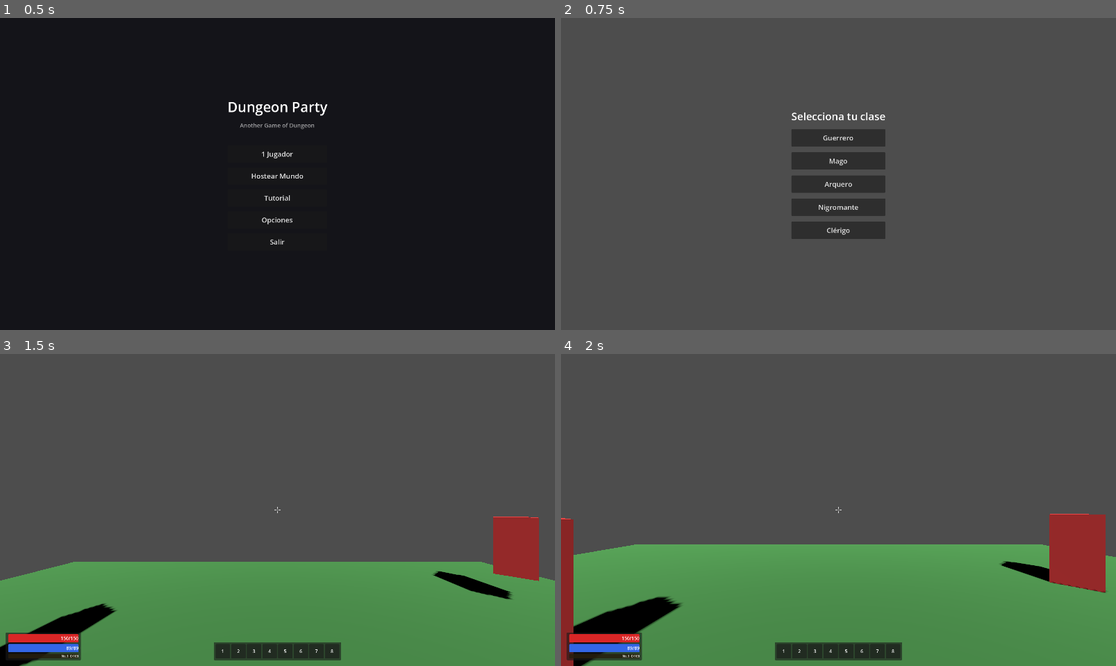
Above: before the commit, frames 1-4 (two rows, left to right).
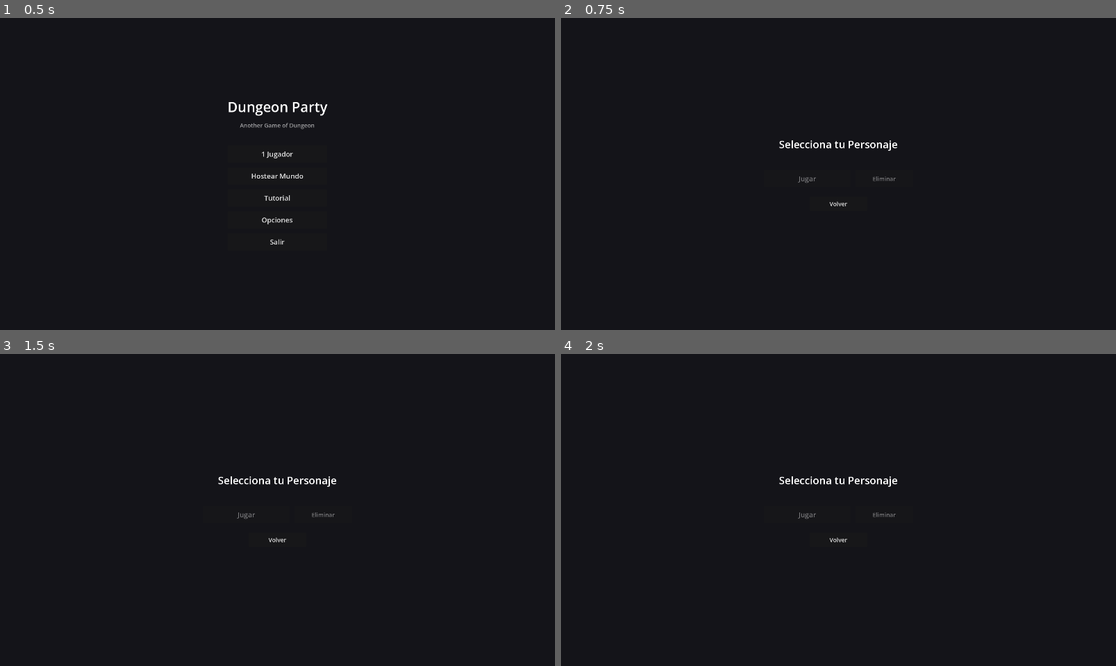
Above: after the commit, the same moments.

Repository: Jouyancito/another-game-of-dungeon
Game: Godot game, scene res://scenes/ui/main_menu.tscn
Two runs of this game, one before a commit and one after it. Both use one fixed random seed, a clock stepped at 60 frames per second and the inputs below.
Inputs (mouse positions are in pixels of both pictures, inside the frame that each line leads up to):
- Up to frame 1 (0.5 s): no input
- Up to frame 2 (0.75 s): click "1 Jugador" at 0.5 s
- Up to frame 3 (1.5 s): click (277, 472) at 1.25 s, where only the run before the commit has a clickable "Guerrero"
- Up to frame 4 (2 s): no input

Frame 1 is identical in both runs. In frame 2, 99% of the frame differs, in the area x 0-100%, y 0-100%; in frame 3, 99%; in frame 4, 99%.
Error after the commit: Invalid assignment of property or key 'theme_override_font_sizes_font_size' with value of type 'int' on a base object of type 'Label'. (res://scenes/ui/charact…

Commit message:
feat: add character save system and Diablo 2 style character select screen

Diff:
--- a/game/project.godot
+++ b/game/project.godot
@@ -55,6 +55,7 @@
 [autoload]
 
 GameManager="*res://scripts/game_manager.gd"
+SaveManager="*res://scripts/save_manager.gd"
 
 [layer_names]
 
--- /dev/null
+++ b/game/scenes/ui/character_select.gd
@@ -0,0 +1,154 @@
+extends Control
+
+const CLASS_COLORS: Dictionary = {
+	"Guerrero": Color(1.0, 1.0, 1.0, 1.0),
+	"Mago": Color(0.3, 0.3, 0.8, 1.0),
+	"Arquero": Color(0.2, 0.6, 0.3, 1.0),
+	"Nigromante": Color(0.4, 0.1, 0.5, 1.0),
+	"Clerigo": Color(0.8, 0.7, 0.2, 1.0),
+}
+
+var selected_index: int = -1
+
+
+func _ready() -> void:
+	$CenterContainer/VBoxContainer/ActionRow/BtnJugar.pressed.connect(_on_btn_jugar_pressed)
+	$CenterContainer/VBoxContainer/ActionRow/BtnEliminar.pressed.connect(_on_btn_eliminar_pressed)
+	$CenterContainer/VBoxContainer/BtnVolver.pressed.connect(_on_btn_volver_pressed)
+	_refresh_characters()
+
+
+func _refresh_characters() -> void:
+	selected_index = -1
+	_update_buttons()
+
+	var container: HBoxContainer = $CenterContainer/VBoxContainer/CardContainer
+	for child in container.get_children():
+		child.queue_free()
+
+	for i in range(SaveManager.get_character_count()):
+		var character: Dictionary = SaveManager.get_character(i)
+		var card := _create_character_card(character, i)
+		container.add_child(card)
+
+	var create_card := _create_new_card()
+	container.add_child(create_card)
+
+
+func _create_character_card(character: Dictionary, index: int) -> PanelContainer:
+	var panel := PanelContainer.new()
+	panel.custom_minimum_size = Vector2(140, 200)
+
+	var vbox := VBoxContainer.new()
+	vbox.theme_override_constants_separation = 8
+	vbox.alignment = BoxContainer.ALIGNMENT_CENTER
+	panel.add_child(vbox)
+
+	var color_rect := ColorRect.new()
+	color_rect.custom_minimum_size = Vector2(80, 80)
+	color_rect.size_flags_horizontal = Control.SIZE_SHRINK_CENTER
+	var class_key: String = character.get("class_name", "Guerrero")
+	color_rect.color = CLASS_COLORS.get(class_key, Color(1.0, 1.0, 1.0, 1.0))
+	vbox.add_child(color_rect)
+
+	var name_label := Label.new()
+	name_label.text = character.get("name", "???")
+	name_label.horizontal_alignment = HORIZONTAL_ALIGNMENT_CENTER
+	name_label.theme_override_font_sizes_font_size = 16
+	name_label.autowrap_mode = TextServer.AUTOWRAP_WORD_SMART
+	vbox.add_child(name_label)
+
+	var class_label := Label.new()
+	class_label.text = character.get("class_name", "")
+	class_label.horizontal_alignment = HORIZONTAL_ALIGNMENT_CENTER
+	class_label.theme_override_font_sizes_font_size = 14
+	class_label.modulate = Color(1.0, 1.0, 1.0, 0.7)
+	vbox.add_child(class_label)
+
+	var level_label := Label.new()
+	level_label.text = "Nv. %d" % character.get("level", 1)
+	level_label.horizontal_alignment = HORIZONTAL_ALIGNMENT_CENTER
+	level_label.theme_override_font_sizes_font_size = 14
+	level_label.modulate = Color(1.0, 0.85, 0.3, 1.0)
+	vbox.add_child(level_label)
+
+	panel.gui_input.connect(func(event: InputEvent) -> void:
+		if event is InputEventMouseButton and event.button_index == MOUSE_BUTTON_LEFT and event.pressed:
+			_select_card(index)
+	)
+
+	return panel
+
+
+func _create_new_card() -> PanelContainer:
+	var panel := PanelContainer.new()
+	panel.custom_minimum_size = Vector2(140, 200)
+
+	var vbox := VBoxContainer.new()
+	vbox.alignment = BoxContainer.ALIGNMENT_CENTER
+	panel.add_child(vbox)
+
+	var plus_label := Label.new()
+	plus_label.text = "+"
+	plus_label.horizontal_alignment = HORIZONTAL_ALIGNMENT_CENTER
+	plus_label.theme_override_font_sizes_font_size = 48
+	plus_label.modulate = Color(1.0, 1.0, 1.0, 0.6)
+	vbox.add_child(plus_label)
+
+	var text_label := Label.new()
+	text_label.text = "Crear\nNuevo"
+	text_label.horizontal_alignment = HORIZONTAL_ALIGNMENT_CENTER
+	text_label.theme_override_font_sizes_font_size = 16
+	text_label.modulate = Color(1.0, 1.0, 1.0, 0.6)
+	vbox.add_child(text_label)
+
+	panel.gui_input.connect(func(event: InputEvent) -> void:
+		if event is InputEventMouseButton and event.button_index == MOUSE_BUTTON_LEFT and event.pressed:
+			get_tree().change_scene_to_file("res://scenes/ui/class_selector.tscn")
+	)
+
+	return panel
+
+
+func _select_card(index: int) -> void:
+	selected_index = index
+	_update_buttons()
+	_highlight_selected()
+
+
+func _highlight_selected() -> void:
+	var container: HBoxContainer = $CenterContainer/VBoxContainer/CardContainer
+	for i in range(container.get_child_count()):
+		var card = container.get_child(i)
+		if not card is PanelContainer:
+			continue
+		if i == selected_index:
+			card.modulate = Color(1.2, 1.2, 0.6, 1.0)
+		else:
+			card.modulate = Color(1.0, 1.0, 1.0, 1.0)
+
+
+func _update_buttons() -> void:
+	var has_selection := selected_index >= 0
+	$CenterContainer/VBoxContainer/ActionRow/BtnJugar.disabled = not has_selection
+	$CenterContainer/VBoxContainer/ActionRow/BtnEliminar.disabled = not has_selection
+
+
+func _on_btn_jugar_pressed() -> void:
+	if selected_index < 0:
+		return
+	var character: Dictionary = SaveManager.get_character(selected_index)
+	GameManager.selected_class_scene = character.get("class_scene", "")
+	GameManager.selected_character_index = selected_index
+	get_tree().change_scene_to_file("res://scenes/main/main.tscn")
+
+
+func _on_btn_eliminar_pressed() -> void:
+	if selected_index < 0:
+		return
+	SaveManager.delete_character(selected_index)
+	_refresh_characters()
+
+
+func _on_btn_volver_pressed() -> void:
+	get_tree().change_scene_to_file("res://scenes/ui/main_menu.tscn")
--- /dev/null
+++ b/game/scenes/ui/character_select.tscn
@@ -0,0 +1,52 @@
+[gd_scene format=3]
+
+[ext_resource type="Script" path="res://scenes/ui/character_select.gd" id="1_charselect"]
+
+[node name="CharacterSelect" type="Control"]
+anchor_right = 1.0
+anchor_bottom = 1.0
+script = ExtResource("1_charselect")
+
+[node name="Background" type="ColorRect" parent="."]
+anchor_right = 1.0
+anchor_bottom = 1.0
+color = Color(0.08, 0.08, 0.1, 1.0)
+
+[node name="CenterContainer" type="CenterContainer" parent="."]
+anchor_right = 1.0
+anchor_bottom = 1.0
+
+[node name="VBoxContainer" type="VBoxContainer" parent="CenterContainer"]
+size_flags_horizontal = 4
+size_flags_vertical = 4
+theme_override_constants/separation = 32
+
+[node name="Title" type="Label" parent="CenterContainer/VBoxContainer"]
+text = "Selecciona tu Personaje"
+horizontal_alignment = 1
+theme_override_font_sizes/font_size = 36
+
+[node name="CardContainer" type="HBoxContainer" parent="CenterContainer/VBoxContainer"]
+alignment = 1
+theme_override_constants/separation = 16
+
+[node name="ActionRow" type="HBoxContainer" parent="CenterContainer/VBoxContainer"]
+alignment = 1
+theme_override_constants/separation = 16
+
+[node name="BtnJugar" type="Button" parent="CenterContainer/VBoxContainer/ActionRow"]
+custom_minimum_size = Vector2(300, 60)
+text = "Jugar"
+disabled = true
+theme_override_font_sizes/font_size = 24
+
+[node name="BtnEliminar" type="Button" parent="CenterContainer/VBoxContainer/ActionRow"]
+custom_minimum_size = Vector2(200, 60)
+text = "Eliminar"
+theme_override_font_sizes/font_size = 20
+
+[node name="BtnVolver" type="Button" parent="CenterContainer/VBoxContainer"]
+custom_minimum_size = Vector2(200, 50)
+size_flags_horizontal = 4
+text = "Volver"
+theme_override_font_sizes/font_size = 20
--- a/game/scenes/ui/class_selector.gd
+++ b/game/scenes/ui/class_selector.gd
@@ -1,28 +1,49 @@
 extends Control
 
+const CLASS_DATA: Dictionary = {
+	"Guerrero": {
+		"scene": "res://scenes/player/player.tscn",
+		"display": "Guerrero",
+	},
+	"Mago": {
+		"scene": "res://scenes/player/mage.tscn",
+		"display": "Mago",
+	},
+	"Arquero": {
+		"scene": "res://scenes/player/archer.tscn",
+		"display": "Arquero",
+	},
+	"Nigromante": {
+		"scene": "res://scenes/player/necromancer.tscn",
+		"display": "Nigromante",
+	},
+	"Clerigo": {
+		"scene": "res://scenes/player/cleric.tscn",
+		"display": "Clerigo",
+	},
+}
+
+
 func _ready() -> void:
-	$CenterContainer/VBoxContainer/BtnGuerrero.pressed.connect(_select_warrior)
-	$CenterContainer/VBoxContainer/BtnMago.pressed.connect(_select_mage)
-	$CenterContainer/VBoxContainer/BtnArquero.pressed.connect(_select_archer)
-	$CenterContainer/VBoxContainer/BtnNigromante.pressed.connect(_select_necromancer)
-	$CenterContainer/VBoxContainer/BtnClerigo.pressed.connect(_select_cleric)
+	$CenterContainer/VBoxContainer/BtnGuerrero.pressed.connect(func() -> void: _select_class("Guerrero"))
+	$CenterContainer/VBoxContainer/BtnMago.pressed.connect(func() -> void: _select_class("Mago"))
+	$CenterContainer/VBoxContainer/BtnArquero.pressed.connect(func() -> void: _select_class("Arquero"))
+	$CenterContainer/VBoxContainer/BtnNigromante.pressed.connect(func() -> void: _select_class("Nigromante"))
+	$CenterContainer/VBoxContainer/BtnClerigo.pressed.connect(func() -> void: _select_class("Clerigo"))
 
-func _select_warrior() -> void:
-	GameManager.selected_class_scene = "res://scenes/player/player.tscn"
+
+func _select_class(class_key: String) -> void:
+	var data: Dictionary = CLASS_DATA[class_key]
+	var scene_path: String = data["scene"]
+	var display_name: String = data["display"]
+
+	var count: int = SaveManager.get_character_count()
+	var char_name: String = "%s #%d" % [display_name, count + 1]
+
+	SaveManager.create_character(char_name, scene_path, class_key)
+
+	var new_index: int = SaveManager.get_character_count() - 1
+	GameManager.selected_character_index = new_index
+	GameManager.selected_class_scene = scene_path
+
 	get_tree().change_scene_to_file("res://scenes/main/main.tscn")
-
-func _select_mage() -> void:
-	GameManager.selected_class_scene = "res://scenes/player/mage.tscn"
-	get_tree().change_scene_to_file("res://scenes/main/main.tscn")
-
-func _select_archer() -> void:
-	GameManager.selected_class_scene = "res://scenes/player/archer.tscn"
-	get_tree().change_scene_to_file("res://scenes/main/main.tscn")
-
-func _select_necromancer() -> void:
-	GameManager.selected_class_scene = "res://scenes/player/necromancer.tscn"
-	get_tree().change_scene_to_file("res://scenes/main/main.tscn")
-
-func _select_cleric() -> void:
-	GameManager.selected_class_scene = "res://scenes/player/cleric.tscn"
-	get_tree().change_scene_to_file("res://scenes/main/main.tscn")
--- a/game/scenes/ui/main_menu.gd
+++ b/game/scenes/ui/main_menu.gd
@@ -10,7 +10,7 @@
 
 
 func _on_btn_jugar_pressed() -> void:
-	get_tree().change_scene_to_file("res://scenes/ui/class_selector.tscn")
+	get_tree().change_scene_to_file("res://scenes/ui/character_select.tscn")
 
 
 func _on_btn_hostear_pressed() -> void:
--- a/game/scripts/game_manager.gd
+++ b/game/scripts/game_manager.gd
@@ -2,3 +2,6 @@
 
 # Escena de la clase seleccionada por el jugador en el selector
 var selected_class_scene: String = "res://scenes/player/mage.tscn"
+
+# Índice del personaje activo (apunta a SaveManager.characters)
+var selected_character_index: int = -1
--- /dev/null
+++ b/game/scripts/save_manager.gd
@@ -0,0 +1,120 @@
+extends Node
+
+const SAVE_PATH = "user://characters.json"
+
+var characters: Array = []
+
+# Stats por defecto indexados por scene path
+const CLASS_DEFAULTS := {
+	"res://scenes/player/player.tscn": {
+		"class_name": "Guerrero",
+		"str_stat": 12, "int_stat": 3, "dex_stat": 6, "def_stat": 10, "vit_stat": 10
+	},
+	"res://scenes/player/mage.tscn": {
+		"class_name": "Mago",
+		"str_stat": 4, "int_stat": 12, "dex_stat": 5, "def_stat": 3, "vit_stat": 5
+	},
+	"res://scenes/player/archer.tscn": {
+		"class_name": "Arquero",
+		"str_stat": 5, "int_stat": 3, "dex_stat": 12, "def_stat": 5, "vit_stat": 7
+	},
+	"res://scenes/player/necromancer.tscn": {
+		"class_name": "Nigromante",
+		"str_stat": 3, "int_stat": 10, "dex_stat": 4, "def_stat": 4, "vit_stat": 6
+	},
+	"res://scenes/player/cleric.tscn": {
+		"class_name": "Clérigo",
+		"str_stat": 8, "int_stat": 6, "dex_stat": 4, "def_stat": 8, "vit_stat": 9
+	},
+}
+
+
+func _ready() -> void:
+	load_characters()
+
+
+func load_characters() -> void:
+	var file := FileAccess.open(SAVE_PATH, FileAccess.READ)
+	if file == null:
+		characters = []
+		return
+
+	var content := file.get_as_text()
+	file.close()
+
+	var json := JSON.new()
+	var err := json.parse(content)
+	if err != OK:
+		push_warning("SaveManager: archivo de guardado corrupto, iniciando vacío.")
+		characters = []
+		return
+
+	var parsed = json.get_data()
+	if parsed is Array:
+		characters = parsed
+	else:
+		push_warning("SaveManager: formato inesperado en el archivo de guardado.")
+		characters = []
+
+
+func save_characters() -> void:
+	var file := FileAccess.open(SAVE_PATH, FileAccess.WRITE)
+	if file == null:
+		push_error("SaveManager: no se pudo abrir el archivo para guardar.")
+		return
+
+	file.store_string(JSON.stringify(characters, "\t"))
+	file.close()
+
+
+func create_character(char_name: String, class_scene: String, class_display_name: String) -> int:
+	var defaults: Dictionary = CLASS_DEFAULTS.get(class_scene, {
+		"class_name": class_display_name,
+		"str_stat": 5, "int_stat": 5, "dex_stat": 5, "def_stat": 5, "vit_stat": 5
+	})
+
+	var new_char := {
+		"name": char_name,
+		"class_scene": class_scene,
+		"class_name": defaults.get("class_name", class_display_name),
+		"level": 1,
+		"xp": 0.0,
+		"str_stat": defaults.get("str_stat", 5),
+		"int_stat": defaults.get("int_stat", 5),
+		"dex_stat": defaults.get("dex_stat", 5),
+		"def_stat": defaults.get("def_stat", 5),
+		"vit_stat": defaults.get("vit_stat", 5),
+		"stat_points": 0,
+		"created_at": Time.get_date_string_from_system(),
+	}
+
+	characters.append(new_char)
+	save_characters()
+	return characters.size() - 1
+
+
+func get_character(index: int) -> Dictionary:
+	if index < 0 or index >= characters.size():
+		push_error("SaveManager: índice de personaje inválido: %d" % index)
+		return {}
+	return characters[index]
+
+
+func update_character(index: int, data: Dictionary) -> void:
+	if index < 0 or index >= characters.size():
+		push_error("SaveManager: índice de personaje inválido: %d" % index)
+		return
+	characters[index].merge(data, true)
+	save_characters()
+
+
+func delete_character(index: int) -> void:
+	if index < 0 or index >= characters.size():
+		push_error("SaveManager: índice de personaje inválido: %d" % index)
+		return
+	characters.remove_at(index)
+	save_characters()
+
+
+func get_character_count() -> int:
+	return characters.size()
Not shown, added: game/scenes/ui/character_select.gd.uid
Not shown, added: game/scenes/ui/main_menu.gd.uid
Not shown, added: game/scripts/save_manager.gd.uid
